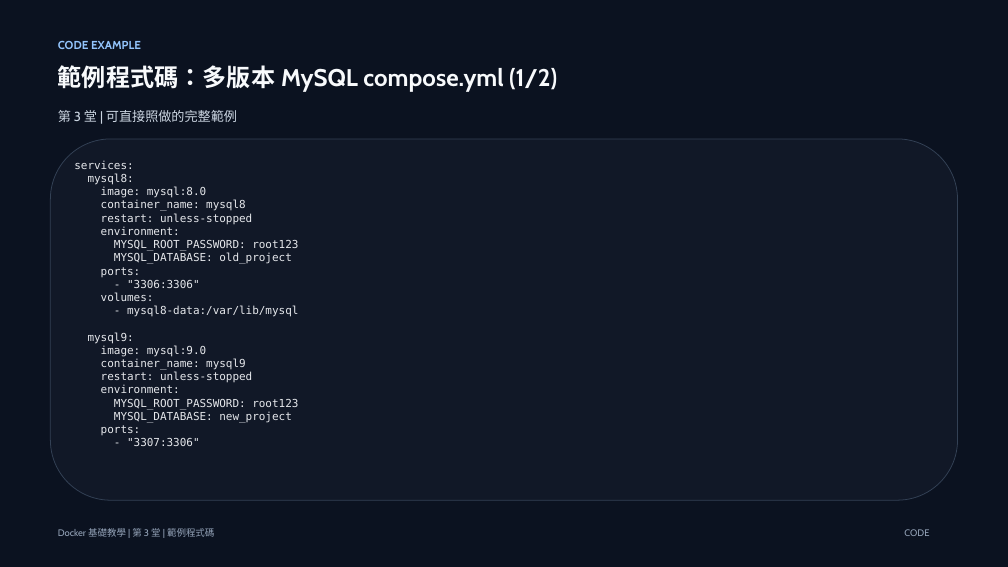
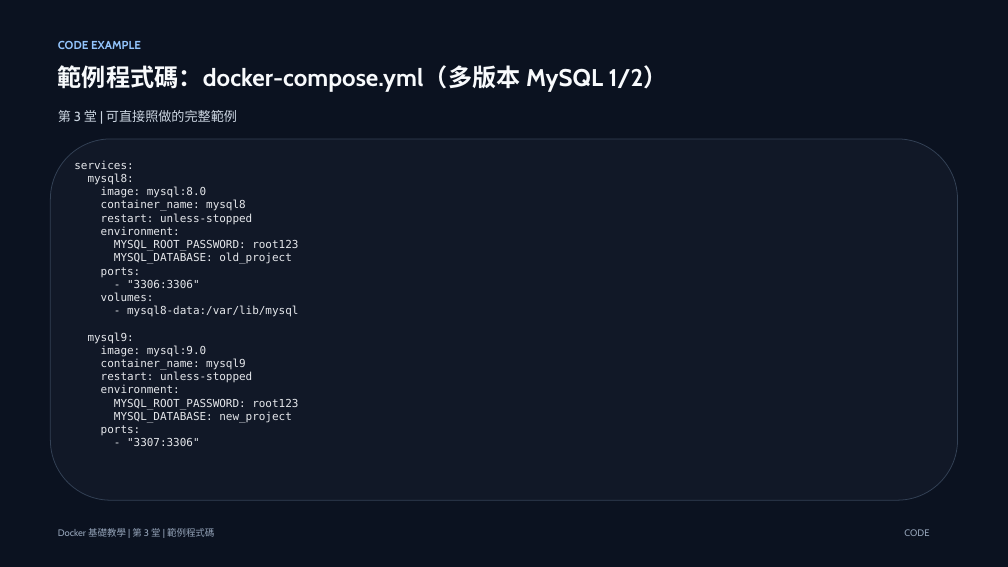
Before and after one commit to lalalalaluk/docker-practice, a slide deck: slide 45 of slides/docker-session3-mysql-compose.pptx (slide 37 before the commit). Drawn at 1008x567 pixels with LibreOffice and Linux fonts; fonts in the diff are those of the drawing. Boxes give left, top, right and bottom in pixels: in the first picture for what was removed or moved away, otherwise in the second. Text is boxed around its words. In the diff, an @@ line names an element or a change of style, - is before the commit and + after.

Commit message:
Update Docker course slides

```diff
--- a/slides/docker-session3-mysql-compose.pptx
+++ b/slides/docker-session3-mysql-compose.pptx
@@ text at bbox=[58, 65, 668, 92]: text changed @@
-範例程式碼：多版本 MySQL compose.yml (1/2)
+範例程式碼：docker-compose.yml（多版本 MySQL 1/2）
```
Also in this commit, not shown: 6 other slides changed, 23 slides added, 4 other files.
